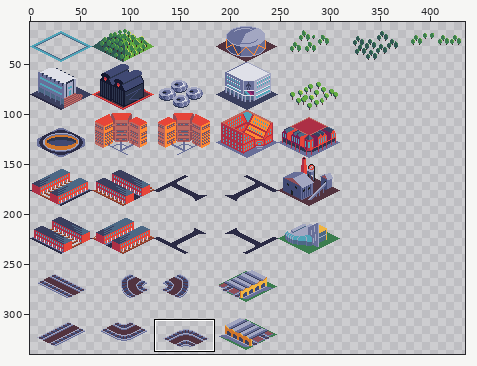
File history of a pixel-art file, Buildings.aseprite. The picture above shows the old version from afar; the outline marks the close-up.
Close-up. Before:
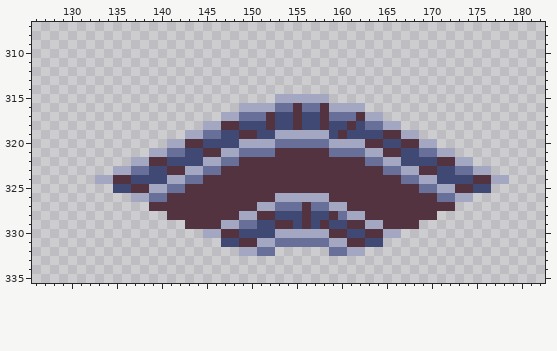
558x432 pixels, 1 frame. Shown: x 126..182, y 307..335. The wide view leaves out empty margins. The commit also changed other parts of the picture, which this record leaves out.
Once edited:
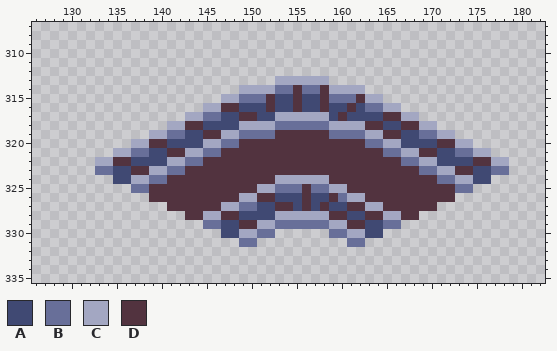
Palette (. is transparent): A #404973  B #686f99  C #a3a7c2  D #52333f
What changed:
Changed rows in their new state; - is an unchanged pixel.
Layer "Buildings":
first column x 133:
313 --------------------CCCCCC--------------------
314 ----------------CCCCBBDBBDCCCC----------------
315 --------------CCBBBDAADAADBBBDCC--------------
316 ------------CCDDAAADAA-AA-AADABBCC------------
317 ----------CCBBAADDAACCCCCCADAAAADDCC----------
318 --------CCDDAAAACCCCBBBBBBCCCCDDAADDCC--------
319 ------CCBBAADDCCBBBBDDDDDDBBBBCC--AABBCC------
320 ----CCDDAAAACCBBDDDDDDDDDDDDDDBBCCAAAADDCC----
321 --CCBBAADDCCBBDDDDDD------DDDDDDBBCCDDAABBCC--
322 CCDDAAAACCBBDDDD--------------DDDDBBCCAAAADDCC
323 BBAADDCCBBDDDD------------------DDDDBBCCDDAABB
324 ..AACCBBDDDD--------CCCCCC--------DDDDBBCCAA..
325 --..BBDDDD--------CCBBB-BBCC--------DDDDBB..--
326 ----..DD--------CC--AAADAA-BCC--------DD..----
327 ------..------CCBBAADDA-ADAA--CC------..------
328 --------..--CC--AAAACCCCCC-DAA--CC--..--------
329 ----------..BBAADDCCBBBBBBCC--AABB..----------
330 ------------..AACCBB......BBCCAA..------------
331 --------------..BB..........BB..--------------
332 ----------------....------....----------------
Where, in picture pixels (left, top, right, bottom), the same in both close-ups:
changed: (95, 76, 509, 256)
